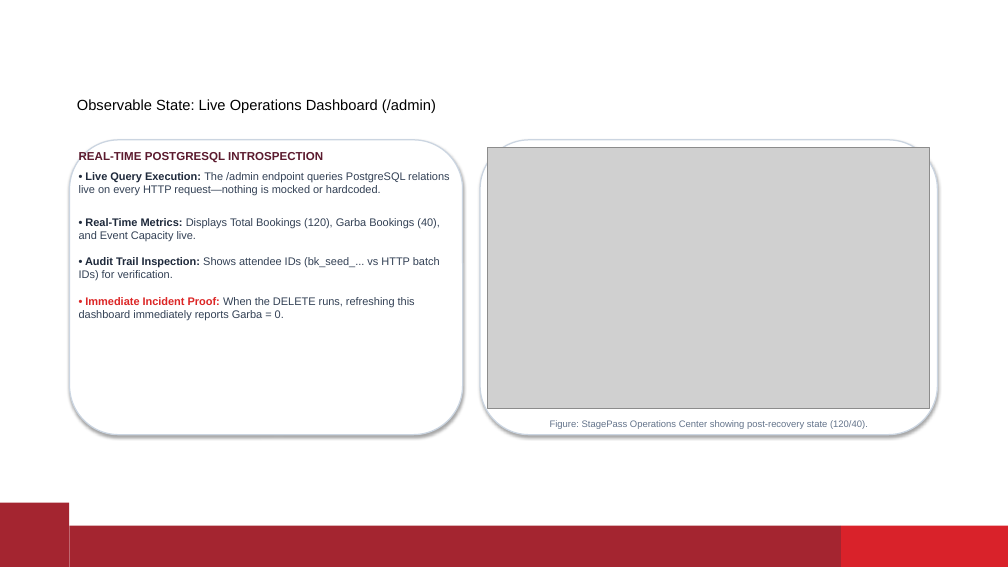
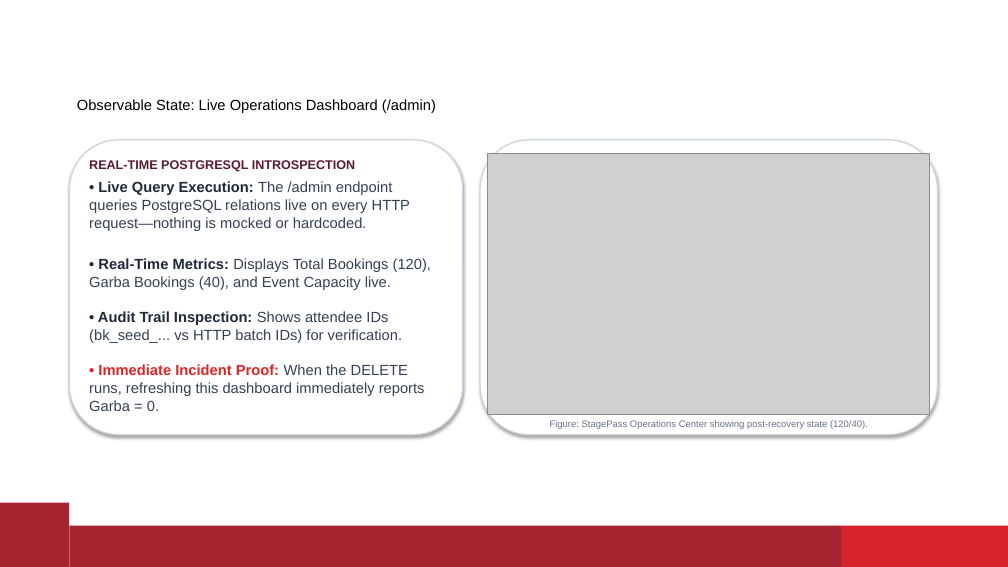
Before and after one commit to Aaryan-Sharma-5/devops_ia, a slide deck: slide 3 of docs/pgbackrest_ia_presentation.pptx. Drawn at 1008x567 pixels with LibreOffice and Linux fonts; fonts in the diff are those of the drawing; grey boxes stand for pictures; background and template pictures are left out. Boxes give left, top, right and bottom in pixels: in the first picture for what was removed or moved away, otherwise in the second. Text is boxed around its words. In the diff, an @@ line names an element or a change of style, - is before the commit and + after.

Commit message:
feat: add pgbackrest case study presentation, report, benchmark results, and build scripts

```diff
--- a/docs/pgbackrest_ia_presentation.pptx
+++ b/docs/pgbackrest_ia_presentation.pptx
@@ text "REAL-TIME POSTGRESQL INTROSPECTION": place and size @@
-text "REAL-TIME POSTGRESQL INTROSPECTION" at [79,151,449,321]
+text "REAL-TIME POSTGRESQL INTROSPECTION" at [89,160,431,411]
@@ text "REAL-TIME POSTGRESQL INTROSPECTION" at [89,160,431,411]: size 11 to 12 pt in "REAL-TIME POSTGRESQL INTROSPECTION"; size 10.5 to 14 pt @@
@@ picture: place and size @@
-picture at [488,147,930,408]
+picture at [488,153,930,414]
```
Also in this commit, not shown: 11 other slides changed, 13 other files.
